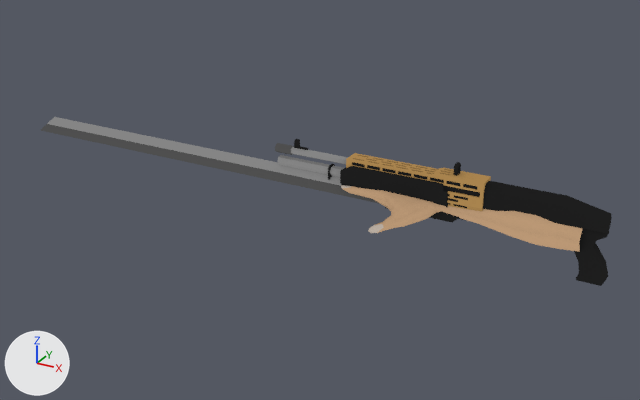
Before and after pictures for a commit that changed the Blender file Player/BlenderProjects/Weapons.blend.
Rendered twice from a 50 mm camera at (0.21, -1.125, 0.531) aimed at (-0.414, 0.009, -0.036). Lighting does not change. The marker at lower left points along +X, +Y and +Z.

The older version as bpy lines, for what is in view:
```python
me_cube_002 = bpy.data.meshes.new('Cube.002')
me_cube_002.from_pydata(...)  # 826 vertices, 1030 faces; spans x -1.51..0.12, y -0.02..0.02, z -0.06..0.07
# faces by material slot: [370, 582, 50, 28]
me_cube_002.materials.append(mat_black)
me_cube_002.materials.append(mat_gold)
me_cube_002.materials.append(mat_silver)
me_cube_002.materials.append(mat_darksilver)
me_mesh_004 = bpy.data.meshes.new('Mesh.004')
me_mesh_004.from_pydata(...)  # 249 vertices, 357 faces; spans x -37.0..-0.1, y -3.3..3.8, z 0.7..13.6
# faces by material slot: [338, 19]
me_mesh_004.materials.append(mat_skin)
me_mesh_004.materials.append(mat_nails)
me_plane_001 = bpy.data.meshes.new('Plane.001')
me_plane_001.from_pydata(...)  # 467 vertices, 460 faces; spans x -1.003..-0.003, y -0.006..0.006, z -0.019..0.021
# faces by material slot: [334, 56, 36, 34]
me_plane_001.materials.append(mat_black)
me_plane_001.materials.append(mat_gold)
me_plane_001.materials.append(mat_silver)
me_plane_001.materials.append(mat_darksilver)
ob_armmesh = bpy.data.objects.new('ArmMesh', me_mesh_004)
ob_armmesh.location = (0.0, 0.056, 0.0)
ob_armmesh.rotation_euler = (1.571, 0.0, 0.0)  # degrees (90, 0, 0)
ob_armmesh.scale = (0.01, 0.01, 0.01)
ob_shotgun = bpy.data.objects.new('Shotgun', me_cube_002)
ob_shotgun.location = (0.0, 0.0, 0.0)
ob_shotgun.scale = (0.32, 1.0, 1.0)
ob_sword = bpy.data.objects.new('Sword', me_plane_001)
ob_sword.location = (0.0, 0.0, 0.0)
```
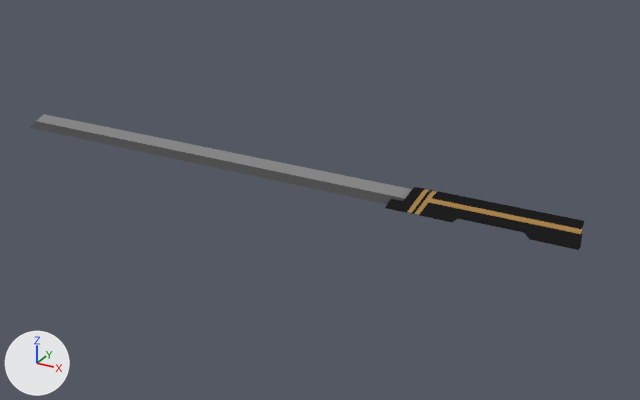
The newer file is also turned or shifted as a whole; pictures and numbers use the older file's frame.

The edits, one by one:
Object 'ArmMesh' (ob_armmesh) is deleted.
Object 'Shotgun' (ob_shotgun) is deleted.

Pixel boxes (x1, y1, x2, y2) of what changed, in the pictures (640 x 400 px):
'Shotgun', deleted: before (275, 139, 612, 286)
    faces in mat_black: (294, 139, 612, 286)
    faces in mat_gold: (346, 153, 491, 211)
    faces in mat_silver: (277, 147, 348, 177)
    faces in mat_darksilver: (275, 143, 294, 155)
'ArmMesh', deleted: before (341, 185, 583, 252)
    faces in mat_skin: (342, 186, 583, 252)
